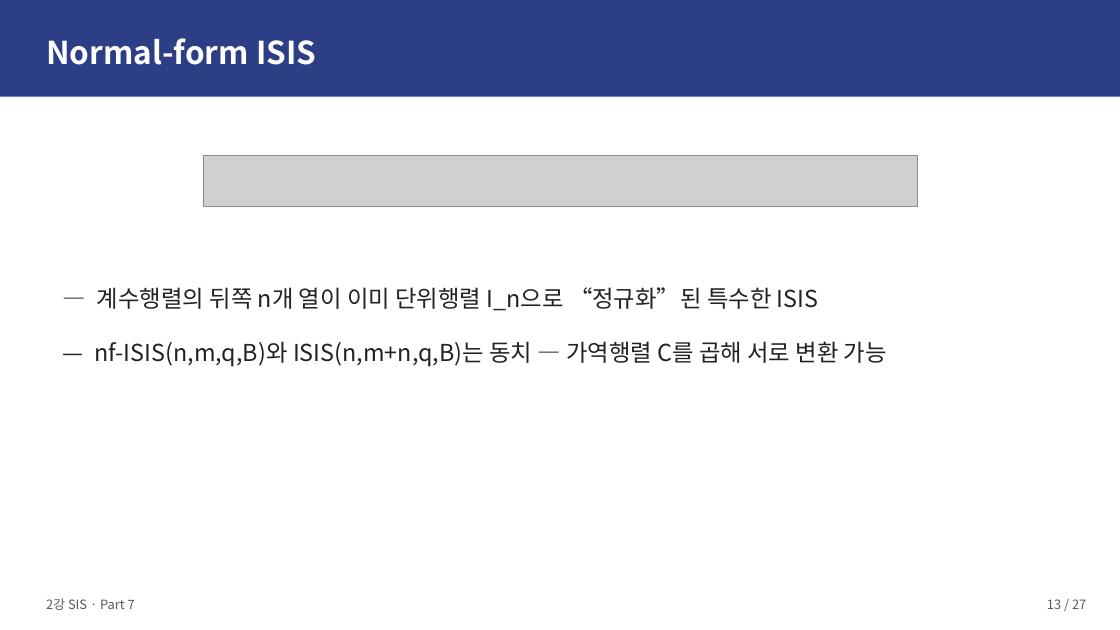
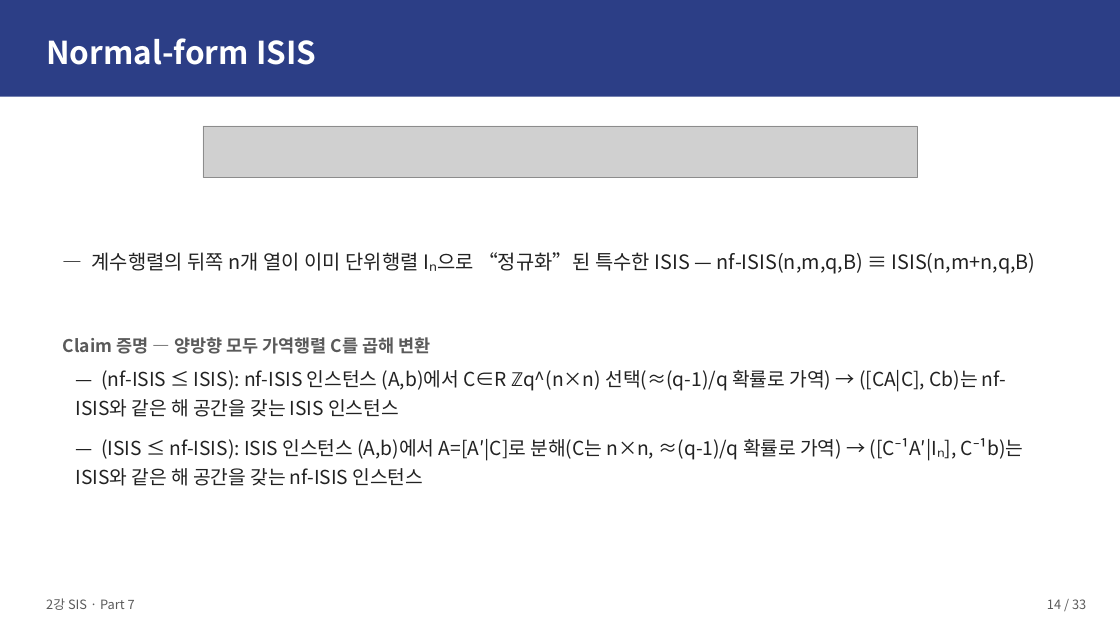
Before and after one commit to giyuubin/PQC, a slide deck: slide 14 of presentation/2강3강_발표자료_초안.pptx (slide 13 before the commit). Drawn at 1120x630 pixels with LibreOffice and Linux fonts; fonts in the diff are those of the drawing; grey boxes stand for pictures. Boxes give left, top, right and bottom in pixels: in the first picture for what was removed or moved away, otherwise in the second. Text is boxed around its words. In the diff, an @@ line names an element or a change of style, - is before the commit and + after.

```diff
--- a/presentation/2강3강_발표자료_초안.pptx
+++ b/presentation/2강3강_발표자료_초안.pptx
@@ picture: place and size @@
-picture at bbox=[203, 155, 918, 207]
+picture at bbox=[203, 126, 918, 177]
@@ text at bbox=[92, 252, 1036, 274]: text changed; size 20 to 17 pt @@
-— 계수행렬의 뒤쪽 n개 열이 이미 단위행렬 I_n으로 “정규화”된 특수한 ISIS
-— nf-ISIS(n,m,q,B)와 ISIS(n,m+n,q,B)는 동치 — 가역행렬 C를 곱해 서로 변환 가능
+— 계수행렬의 뒤쪽 n개 열이 이미 단위행렬 Iₙ으로 “정규화”된 특수한 ISIS — nf-ISIS(n,m,q,B) ≡ ISIS(n,m+n,q,B)
@@ text added at bbox=[63, 337, 431, 354], 15 pt, text #5A5A5A, bold @@
+Claim 증명 — 양방향 모두 가역행렬 C를 곱해 변환
@@ text added at bbox=[76, 370, 1024, 486], 16.5 pt, text #222222 @@
+— (nf-ISIS ≤ ISIS): nf-ISIS 인스턴스 (A,b)에서 C∈R ℤq^(n×n) 선택(≈(q-1)/q 확률로 가역) → ([CA|C], Cb)는 nf-ISIS와 같은 해 공간을 갖는 ISIS 인스턴스
+— (ISIS ≤ nf-ISIS): ISIS 인스턴스 (A,b)에서 A=[A′|C]로 분해(C는 n×n, ≈(q-1)/q 확률로 가역) → ([C⁻¹A′|Iₙ], C⁻¹b)는 ISIS와 같은 해 공간을 갖는 nf-ISIS 인스턴스
@@ text at bbox=[1047, 599, 1086, 609]: text changed @@
-13 / 27
+14 / 33
```
Also in this commit, not shown: 23 other slides changed, 7 slides added, 1 slide removed.
